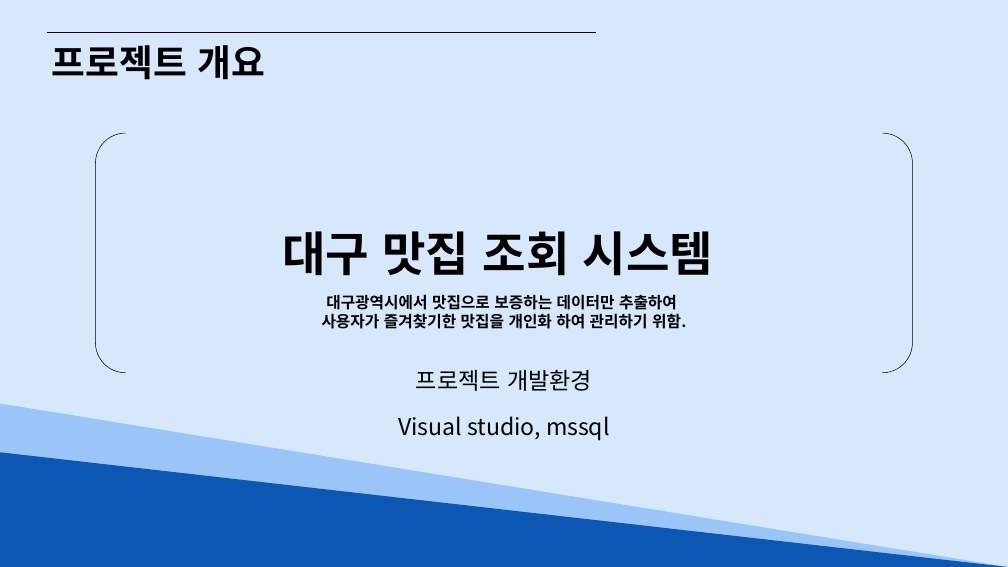
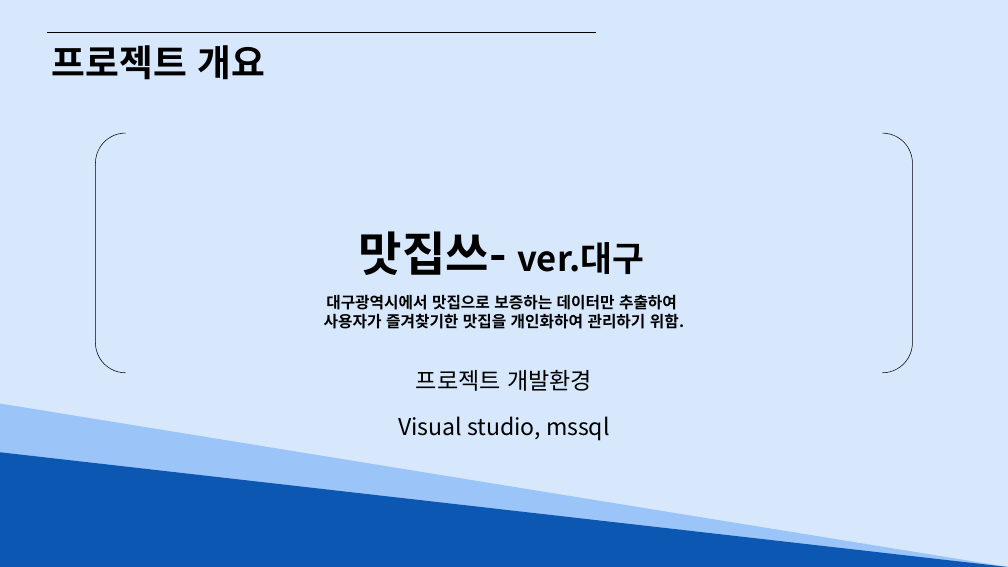
Before and after one commit to Hyno2/CSharpProject, a slide deck: slide 4 of 앉아써 팀(대구광역시 맛집데이터 조회시스템).pptx. Drawn at 1008x567 pixels with LibreOffice and Linux fonts; fonts in the diff are those of the drawing. Boxes give left, top, right and bottom in pixels: in the first picture for what was removed or moved away, otherwise in the second. Text is boxed around its words. In the diff, an @@ line names an element or a change of style, - is before the commit and + after.

```diff
--- a/앉아써 팀(대구광역시 맛집데이터 조회시스템).pptx
+++ b/앉아써 팀(대구광역시 맛집데이터 조회시스템).pptx
@@ text at box(359, 231, 644, 275): text changed; size 45 to 33 pt @@
-대구 맛집 조회 시스템
+맛집쓰- ver.대구
@@ text at box(324, 313, 684, 329): spaces changed @@
-사용자가 즐겨찾기한 맛집을 개인화 하여 관리하기 위함.
+사용자가 즐겨찾기한 맛집을 개인화하여 관리하기 위함.
```
Also in this commit, not shown: 2 other slides changed.
